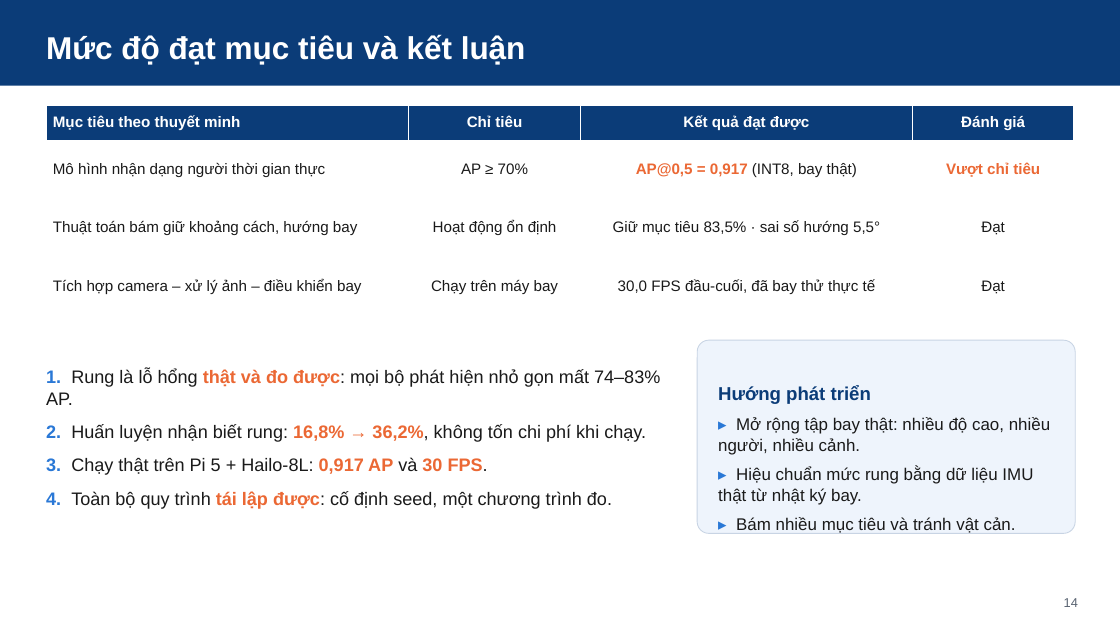
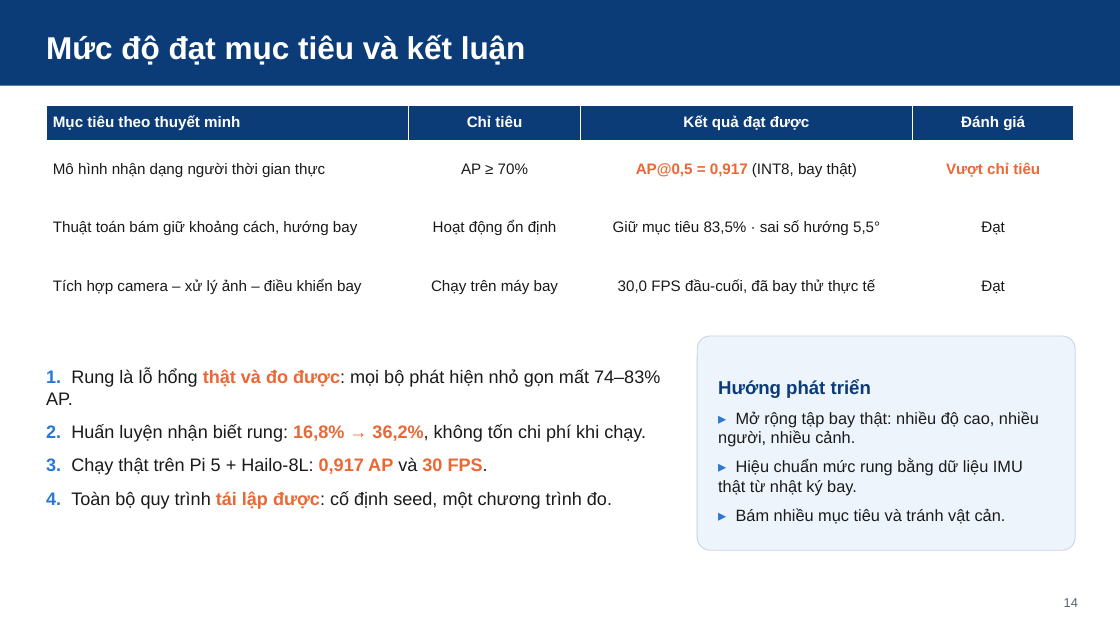
Before and after one commit to NhanHuynh2006/Drone_Following, a slide deck: slide 14 of nckh_SV2026-474/slides/SteadyDet-N_nghiem_thu_nhe.pptx. Drawn at 1120x630 pixels with LibreOffice and Linux fonts; fonts in the diff are those of the drawing. Boxes give left, top, right and bottom in pixels: in the first picture for what was removed or moved away, otherwise in the second. Text is boxed around its words. In the diff, an @@ line names an element or a change of style, - is before the commit and + after.

```diff
--- a/nckh_SV2026-474/slides/SteadyDet-N_nghiem_thu_nhe.pptx
+++ b/nckh_SV2026-474/slides/SteadyDet-N_nghiem_thu_nhe.pptx
@@ rounded rectangle: place and size @@
-rounded rectangle at [697, 340, 1075, 534]
+rounded rectangle at [697, 336, 1075, 550]
@@ text at [718, 411, 1039, 524]: size 14.5 to 14 pt @@
```
Also in this commit, not shown: 3 other slides changed, 4 other files.
